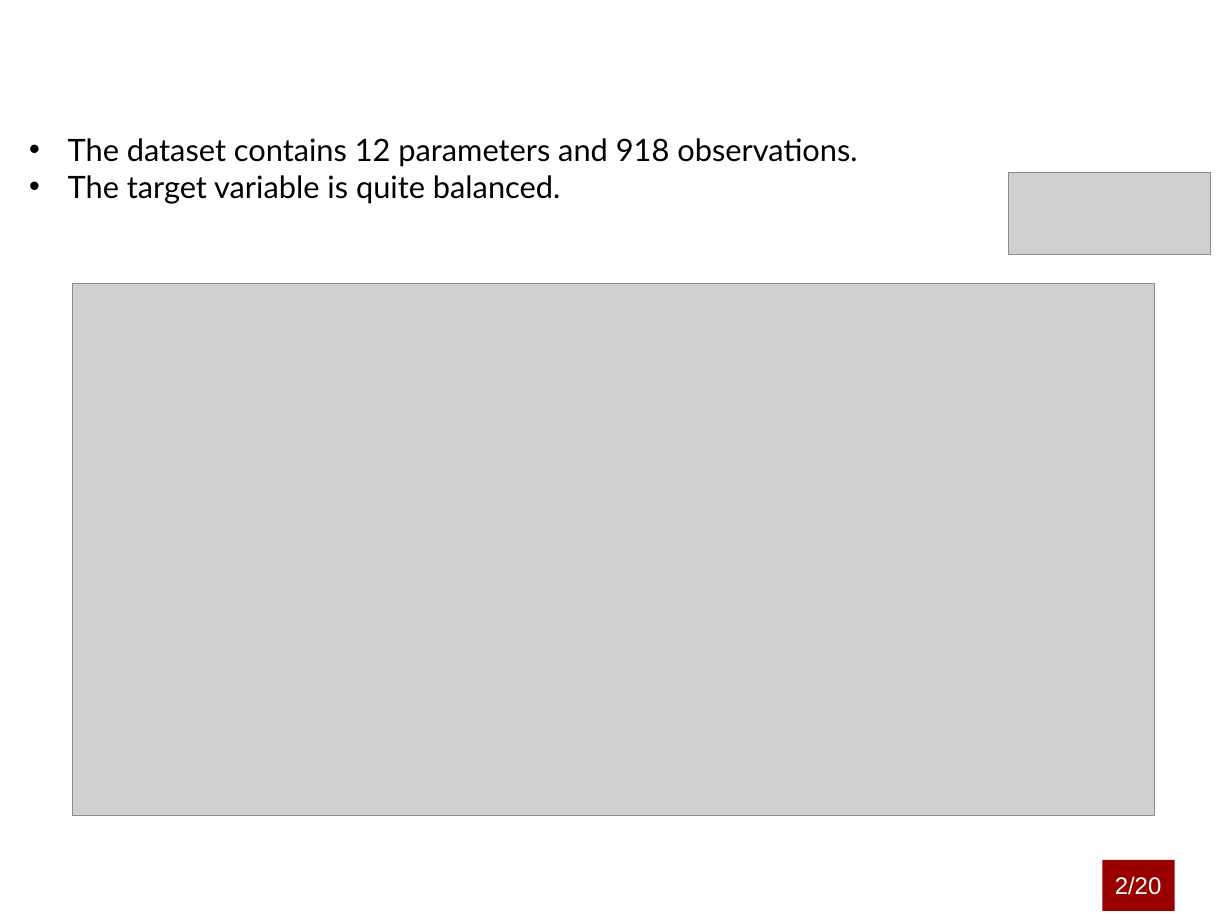
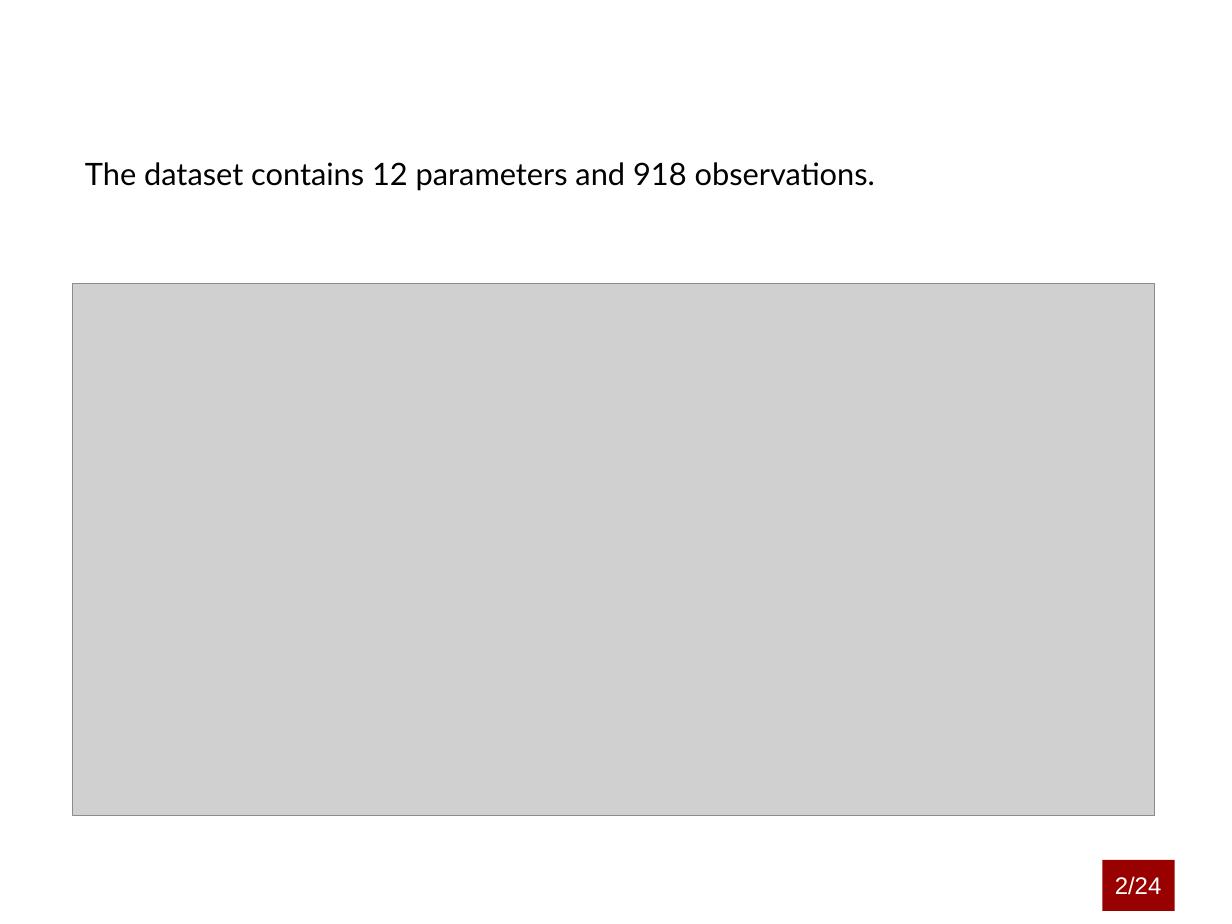
Before and after one commit to marcouderzo/CoronaryHeartDisease-Prediction, a slide deck: slide 3 of slides.pptx. Drawn at 1232x924 pixels with LibreOffice and Linux fonts; fonts in the diff are those of the drawing; grey boxes stand for pictures; background and template pictures are left out. Boxes give left, top, right and bottom in pixels: in the first picture for what was removed or moved away, otherwise in the second. Text is boxed around its words. In the diff, an @@ line names an element or a change of style, - is before the commit and + after.

```diff
--- a/slides.pptx
+++ b/slides.pptx
@@ text "The dataset contains 12 parameters ...": place and size @@
-text "The dataset contains 12 parameters ..." at [68,138,857,204]
+text "The dataset contains 12 parameters ..." at [85,162,875,191]
@@ text "The dataset contains 12 parameters ..." at [85,162,875,191]: bullet • to none @@
@@ text at [68,175,560,204]: paragraph removed @@
-• The target variable is quite balanced.
@@ picture removed at [1008,172,1210,254] @@
@@ text in rectangle at [1115,876,1162,895]: text changed @@
-2/20
+2/24
```
Also in this commit, not shown: 18 other slides changed, 5 slides added, 1 slide removed, 1 other file.
